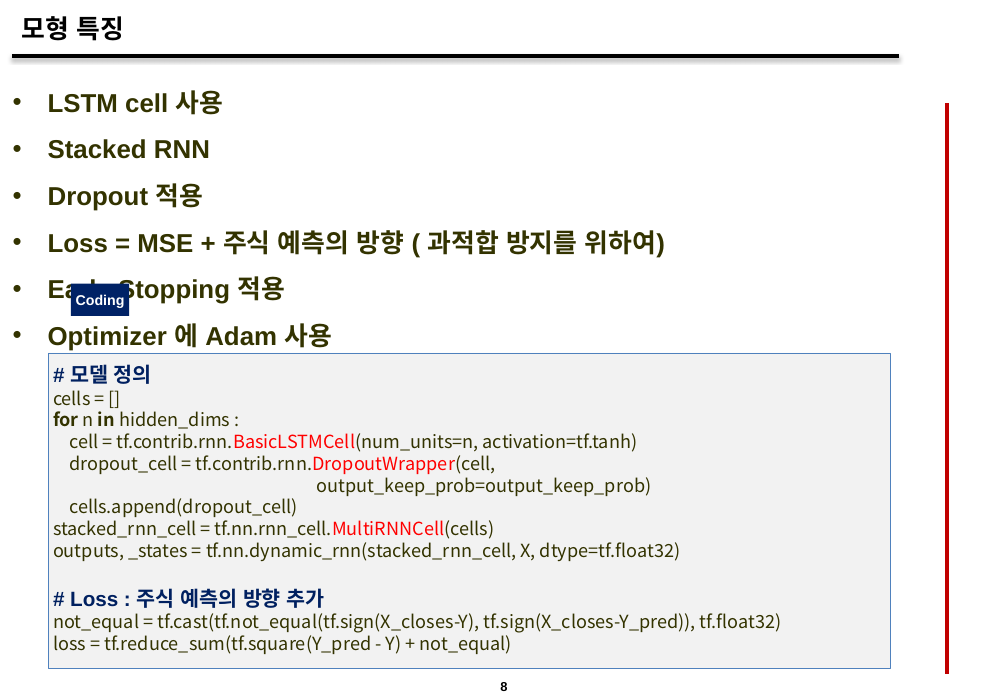
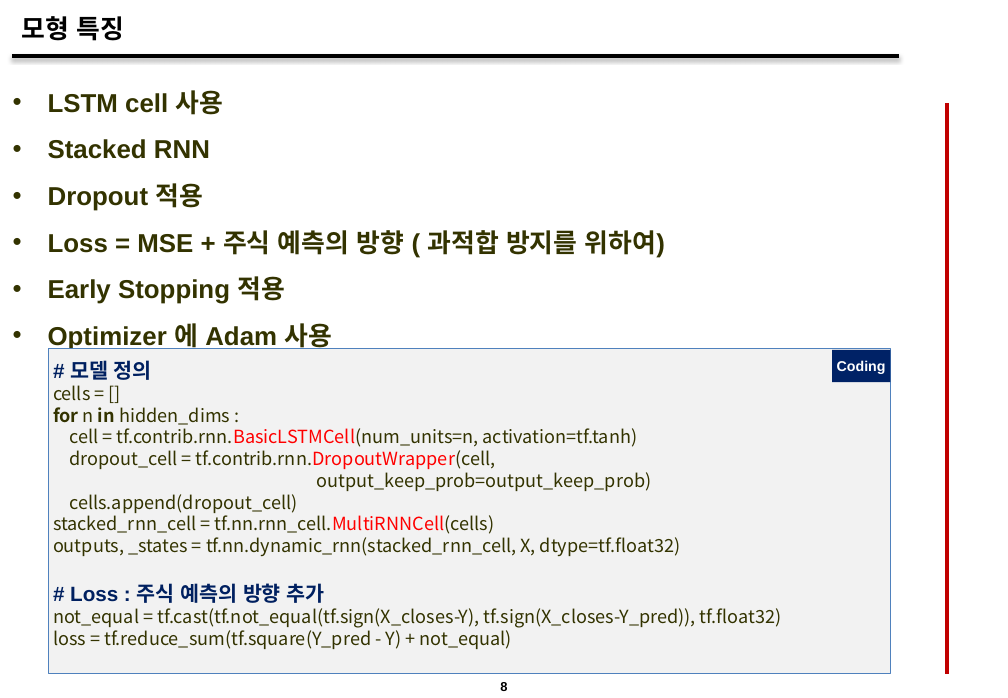
Before and after one commit to llejo3/deep-learning, a slide deck: slide 9 of stock_learning_rnn/딥러닝과제_RNN주가예측모델_180623.pptx. Drawn at 1008x698 pixels with LibreOffice and Linux fonts; fonts in the diff are those of the drawing; background and template pictures are left out. Boxes give left, top, right and bottom in pixels: in the first picture for what was removed or moved away, otherwise in the second. Text is boxed around its words. In the diff, an @@ line names an element or a change of style, - is before the commit and + after.

```diff
--- a/stock_learning_rnn/딥러닝과제_RNN주가예측모델_180623.pptx
+++ b/stock_learning_rnn/딥러닝과제_RNN주가예측모델_180623.pptx
@@ rectangle "# 모델 정의": place and size @@
-rectangle "# 모델 정의" at box(48, 353, 891, 668)
+rectangle "# 모델 정의" at box(48, 348, 891, 673)
@@ rectangle "Coding": place and size @@
-rectangle "Coding" at box(71, 284, 129, 316)
+rectangle "Coding" at box(832, 350, 891, 383)
```
Also in this commit, not shown: 3 other slides changed.
